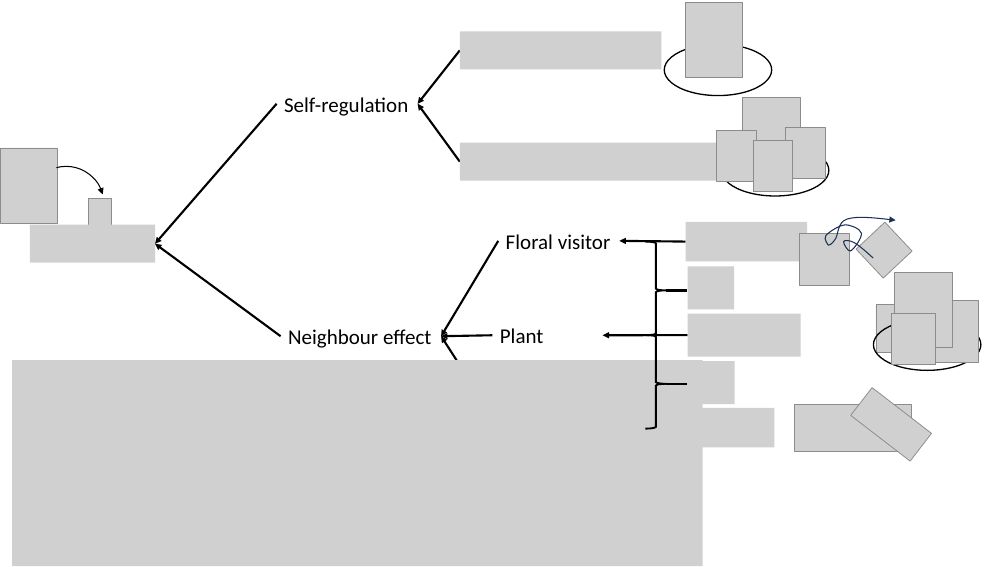
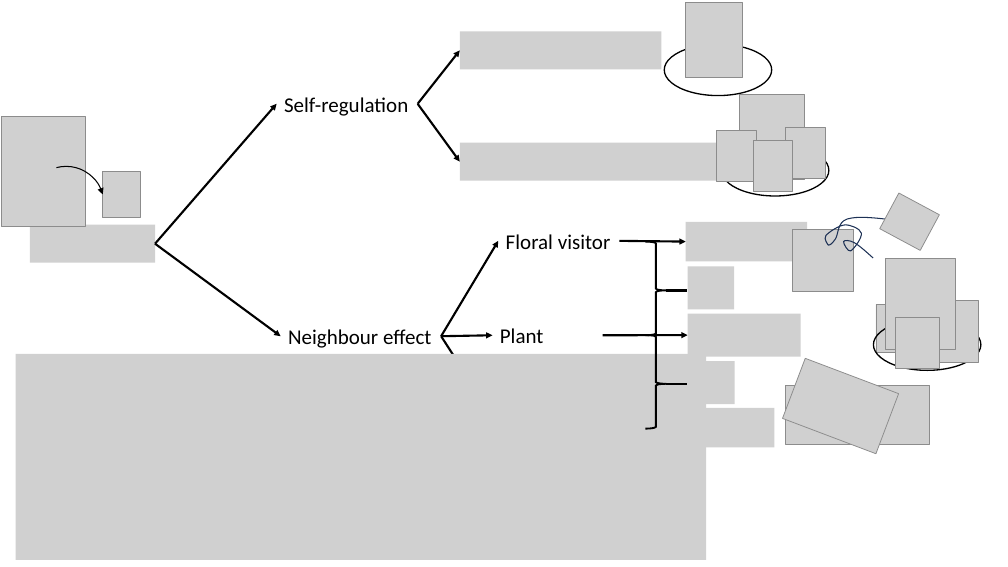
Before and after one commit to Buchel9844/Complexity_Caracoles, a slide deck: slide 1 of relatedocuments/Chapt1_conceptualfig.pptx. Drawn at 1008x567 pixels with LibreOffice and Linux fonts; fonts in the diff are those of the drawing; grey boxes stand for pictures. Boxes give left, top, right and bottom in pixels: in the first picture for what was removed or moved away, otherwise in the second. Text is boxed around its words. In the diff, an @@ line names an element or a change of style, - is before the commit and + after.

```diff
--- a/relatedocuments/Chapt1_conceptualfig.pptx
+++ b/relatedocuments/Chapt1_conceptualfig.pptx
@@ arrow (417, 104) - (460, 51): arrowheads changed @@
@@ picture: place and size @@
-picture at box(0, 148, 57, 223)
+picture at box(2, 117, 85, 227)
@@ arrow (155, 243) - (277, 104): arrowheads changed @@
@@ arrow (417, 104) - (460, 162): arrowheads changed @@
@@ picture: place and size @@
-picture at box(743, 98, 800, 172)
+picture at box(740, 94, 805, 179)
@@ picture: place and size @@
-picture at box(88, 198, 112, 226)
+picture at box(103, 172, 141, 217)
@@ picture added at box(880, 193, 940, 250) @@
@@ picture: place and size @@
-picture at box(799, 234, 850, 285)
+picture at box(793, 229, 854, 291)
@@ picture removed at box(856, 223, 912, 279) @@
@@ arrow (155, 243) - (281, 337): arrowheads changed @@
@@ arrow (442, 337) - (498, 241): arrowheads changed @@
@@ arrow (619, 241) - (686, 242): arrowheads changed @@
@@ picture: place and size @@
-picture at box(895, 272, 953, 347)
+picture at box(885, 259, 955, 350)
@@ picture: place and size @@
-picture at box(892, 313, 936, 364)
+picture at box(895, 317, 939, 368)
@@ picture: place and size @@
-picture at box(12, 360, 702, 566)
+picture at box(16, 354, 706, 560)
@@ arrow (442, 337) - (492, 335): arrowheads changed @@
@@ arrow (442, 337) - (501, 430): arrowheads changed @@
@@ arrow (603, 335) - (688, 335): arrowheads changed @@
@@ picture added at box(783, 359, 899, 454) @@
@@ picture: place and size @@
-picture at box(795, 405, 911, 451)
+picture at box(786, 386, 930, 445)
@@ picture removed at box(851, 388, 931, 461) @@
```
Also in this commit, not shown: 5 other files.
